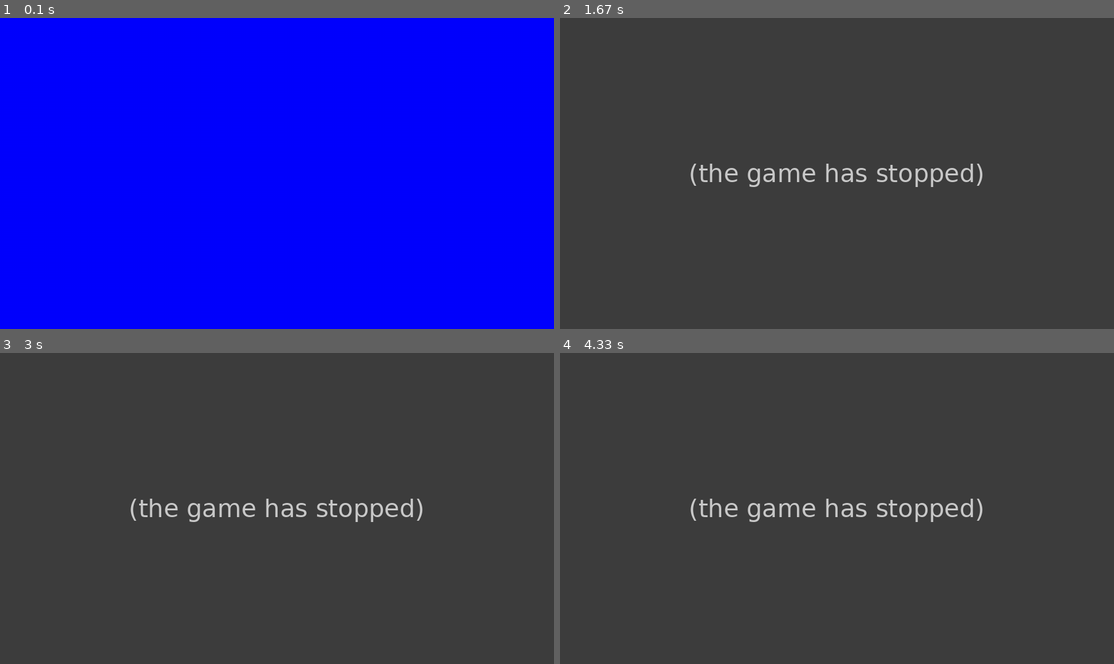
Above: before the commit, frames 1-4 (two rows, left to right).
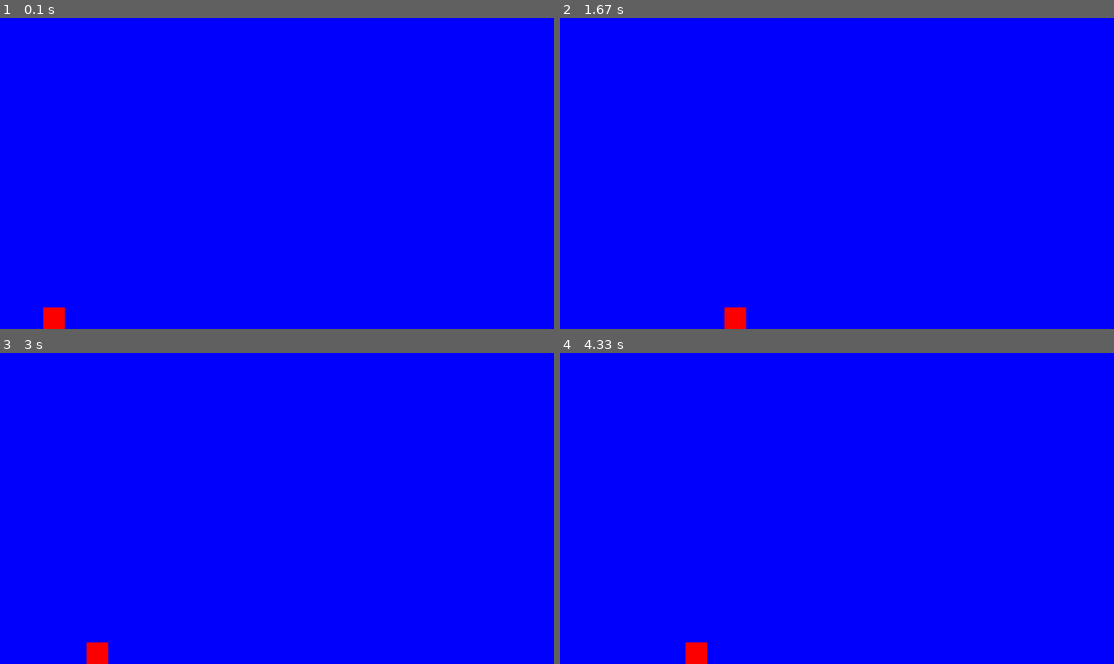
Above: after the commit, the same moments.

Repository: dianaract1311/Pygame-25.2
Game: pygame game, started from jogo_v1.py
Same seed, same stepped clock (60 frames per second), same inputs: the game is played once before the commit and once after it.
Inputs:
- Up to frame 1 (0.1 s): no input
- Up to frame 2 (1.67 s): tap Space at 0.33, 0.73, 1.03, 1.23, 1.53 s; hold Right 0.67-1.13 s; hold Right 1.17-1.63 s
- Up to frame 3 (3 s): hold Left 1.67-2.2 s; tap Space at 1.73, 2.03, 2.3, 2.6, 2.73 s; hold Left 2.23-2.63 s; hold Right from 2.67 s (still down)
- Up to frame 4 (4.33 s): tap Space at 3.03, 3.4, 3.7, 3.9, 4.2 s; release Right at 3.3 s; hold Left 3.33-3.8 s; hold Right 3.83-4.3 s

The runs differ from the first frame. In frame 1, 0.3% of the frame differs, in the area x 7-12%, y 92-100%; in frame 2, 100%, in the area x 0-100%, y 0-100%; in frame 3, 100%; in frame 4, 100%.
Before the commit the program exited at 0.4 s; later frames show no game.

Commit message:
Implementa classe Player, movimento lateral e pulo
Criada a classe Player.
Movimento lateral com setas do teclado.
Mecânica pulo com tecla espaço.
Removido "pygame.display.update()" duplicado no loop.

Diff:
--- a/jogo_v1.py
+++ b/jogo_v1.py
@@ -5,27 +5,73 @@
 pygame.init()
 
 # ----- Gera tela principal
-window = pygame.display.set_mode((1280, 720))
+WIDTH, HEIGHT = 1280, 720
+window = pygame.display.set_mode((WIDTH, HEIGHT))
 pygame.display.set_caption('Nome do jogo')
+
+# ----- Classe do personagem
+class Player:
+    def __init__(self, x, y):
+        self.rect = pygame.Rect(x, y, 50, 50)
+        self.color = (255, 0, 0)
+        self.vx = 0
+        self.vy = 0
+        self.speed = 5
+        self.jump = -15
+        self.on_ground = True
+
+    def update(self, keys):
+        # Movimento lateral
+        if keys[pygame.K_LEFT]:
+            self.rect.x -= self.speed
+        if keys[pygame.K_RIGHT]:
+            self.rect.x += self.speed
+
+        # Aplicação simples de pulo
+        self.rect.y += self.vy
+        if not self.on_ground:
+            self.vy += 1  # gravidade simples fixa
+
+        # "Chão" fixo
+        if self.rect.y >= 670:  # 720 - altura (50)
+            self.rect.y = 670
+            self.vy = 0
+            self.on_ground = True
+
+    def jump_action(self):
+        if self.on_ground:
+            self.vy = self.jump
+            self.on_ground = False
+
+    def draw(self, surface):
+        pygame.draw.rect(surface, self.color, self.rect)
 
 # ----- Inicia estruturas de dados
 game = True
+clock = pygame.time.Clock()
+player = Player(100, 670)
 
 # ===== Loop principal =====
 while game:
     # ----- Trata eventos
     for event in pygame.event.get():
-        # ----- Verifica consequências
         if event.type == pygame.QUIT:
             game = False
-        if event.type == pygame.KEYUP:
-            game = False
+        if event.type == pygame.KEYDOWN:
+            if event.key == pygame.K_SPACE:
+                player.jump_action()
+
+    # ----- Atualiza estado
+    keys = pygame.key.get_pressed()
+    player.update(keys)
 
     # ----- Gera saídas
-    window.fill((0, 0, 255))  # Preenche com a cor branca
+    window.fill((0, 0, 255))  # Fundo azul
+    player.draw(window)
 
     # ----- Atualiza estado do jogo
-    pygame.display.update()  # Mostra o novo frame para o jogador
+    pygame.display.update()  # Mostra o novo frame
+    clock.tick(60)
 
 # ===== Finalização =====
 pygame.quit()  # Função do PyGame que finaliza os recursos utilizados
